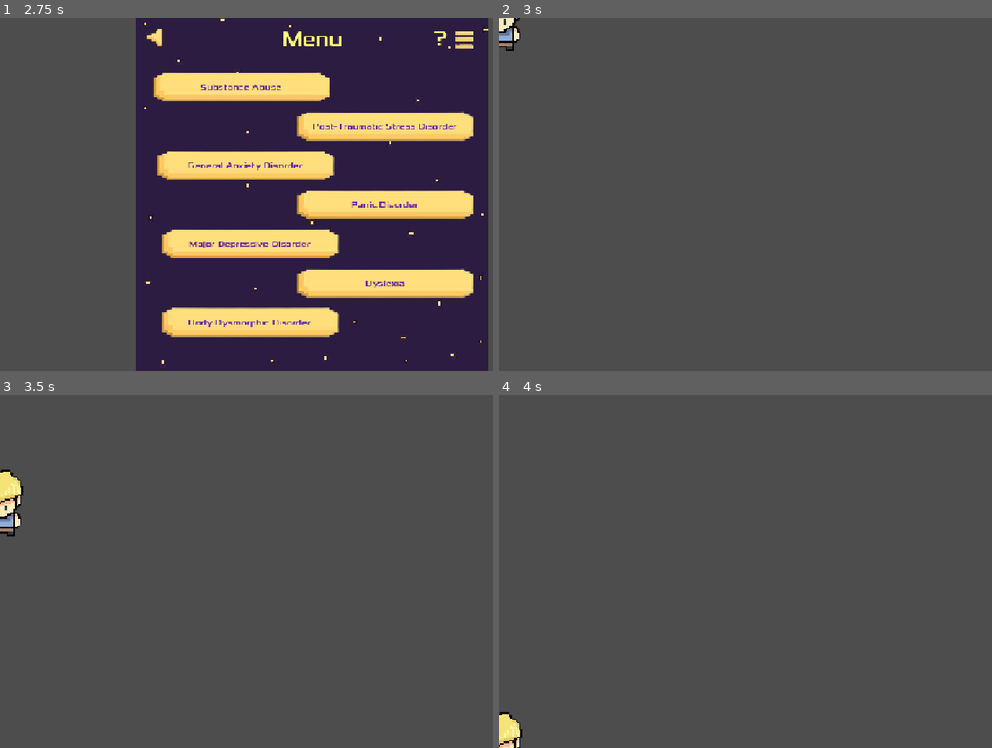
Above: before the commit, frames 1-4 (two rows, left to right).
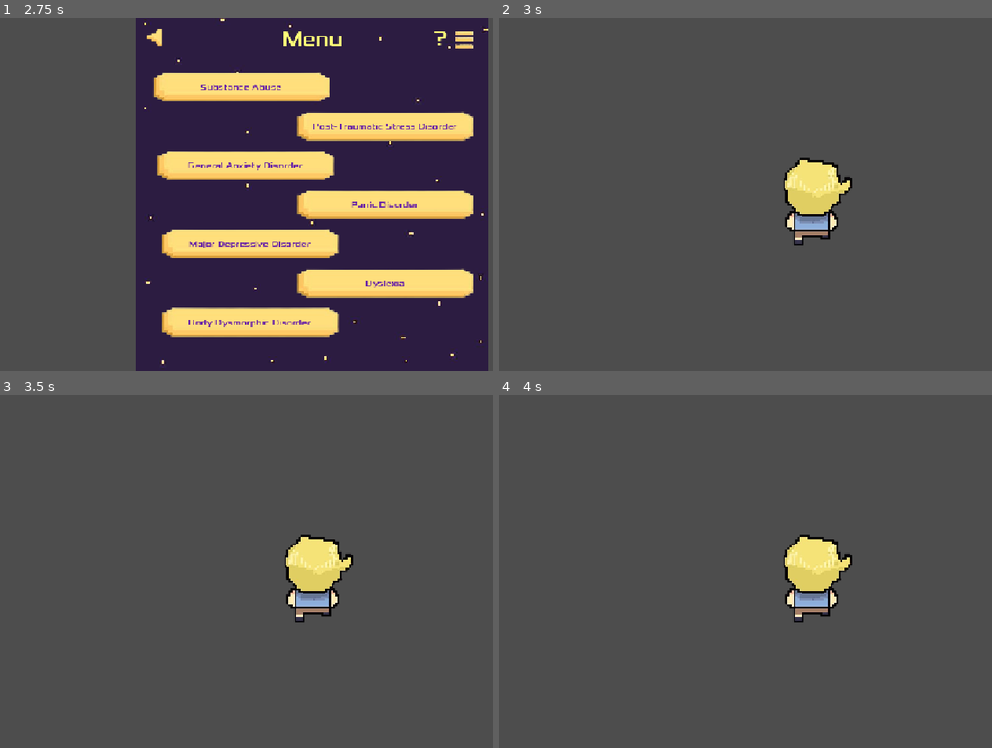
Above: after the commit, the same moments.

Repository: zvythrox67/Behind-The-Mind
Game: Godot game, scene res://StartScreen.tscn
Same seed, same stepped clock (60 frames per second), same inputs: the game is played once before the commit and once after it.
Inputs (mouse positions are in pixels of both pictures, inside the frame that each line leads up to):
- Up to frame 1 (2.75 s): click "Start" at 0.5 s; click (152, 39) at 1.25 s; click "Start" at 2 s
- Up to frame 2 (3 s): click "Substance Abuse" at 2.75 s
- Up to frame 3 (3.5 s): no input
- Up to frame 4 (4 s): tap Enter (ui_accept) at 3.5, 3.6, 3.77 s; move the mouse to (952, 553) at 3.52 s; hold D (right, bound only after the commit) from 3.53 s (still down); click (952, 553) at 3.67 s

Frame 1 is identical in both runs. In frame 2, 2.7% of the frame differs, in the area x 0-72%, y 0-65%; in frame 3, 3.1%, in the area x 0-72%, y 21-65%; in frame 4, 2.8%.

Commit message:
add animation to character1

Diff:
--- /dev/null
+++ b/Characters/asher.gd
@@ -0,0 +1,14 @@
+extends CharacterBody2D
+
+@export var move_speed: float = 300.0
+
+func _physics_process(delta: float) -> void:
+	var input_direction = Vector2(
+		Input.get_action_strength("right") - Input.get_action_strength("left"),
+		Input.get_action_strength("down") - Input.get_action_strength("up")
+	)
+
+	# TELEPORT TEST (Bypassing physics)
+	position += input_direction * move_speed * delta
+
+	print("Position is now: ", position)
--- /dev/null
+++ b/Characters/asher.tscn
@@ -0,0 +1,197 @@
+[gd_scene format=3 uid="uid://cl3vmptg8ki03"]
+
+[ext_resource type="Texture2D" uid="uid://buyivvy0mly1c" path="res://Characters/asher-sprite.png" id="1_76hta"]
+[ext_resource type="Script" uid="uid://b1r5dihptncih" path="res://Characters/asher.gd" id="1_ffmnq"]
+
+[sub_resource type="RectangleShape2D" id="RectangleShape2D_21ujs"]
+size = Vector2(96, 104)
+
+[sub_resource type="Animation" id="Animation_ffmnq"]
+resource_name = "Asher-down"
+length = 1.0666667
+loop_mode = 1
+tracks/0/type = "value"
+tracks/0/imported = false
+tracks/0/enabled = true
+tracks/0/path = NodePath("Sprite2D:frame")
+tracks/0/interp = 1
+tracks/0/loop_wrap = true
+tracks/0/keys = {
+"times": PackedFloat32Array(0, 0.13333334, 0.26666668, 0.4, 0.53333336, 0.6666667, 0.8, 0.93333334),
+"transitions": PackedFloat32Array(1, 1, 1, 1, 1, 1, 1, 1),
+"update": 1,
+"values": [0, 1, 2, 3, 0, 1, 2, 3]
+}
+
+[sub_resource type="Animation" id="Animation_8q0dx"]
+resource_name = "Asher-idle"
+length = 1.0666667
+loop_mode = 1
+tracks/0/type = "value"
+tracks/0/imported = false
+tracks/0/enabled = true
+tracks/0/path = NodePath("Sprite2D:frame")
+tracks/0/interp = 1
+tracks/0/loop_wrap = true
+tracks/0/keys = {
+"times": PackedFloat32Array(0, 0.13333334, 0.26666668, 0.4, 0.53333336, 0.6666667, 0.8000001, 0.9333334),
+"transitions": PackedFloat32Array(1, 1, 1, 1, 1, 1, 1, 1),
+"update": 0,
+"values": [2, 2, 2, 2, 2, 2, 2, 2]
+}
+
+[sub_resource type="Animation" id="Animation_f2o17"]
+resource_name = "Asher-left"
+length = 1.0666667
+loop_mode = 1
+tracks/0/type = "value"
+tracks/0/imported = false
+tracks/0/enabled = true
+tracks/0/path = NodePath("Sprite2D:frame")
+tracks/0/interp = 1
+tracks/0/loop_wrap = true
+tracks/0/keys = {
+"times": PackedFloat32Array(0, 0.13333334, 0.26666668, 0.4, 0.53333336, 0.6666667, 0.8000001, 0.9333334),
+"transitions": PackedFloat32Array(1, 1, 1, 1, 1, 1, 1, 1),
+"update": 1,
+"values": [4, 5, 6, 7, 4, 5, 6, 7]
+}
+
+[sub_resource type="Animation" id="Animation_e45he"]
+resource_name = "Asher-right"
+length = 1.0333333
+loop_mode = 1
+tracks/0/type = "value"
+tracks/0/imported = false
+tracks/0/enabled = true
+tracks/0/path = NodePath("Sprite2D:frame")
+tracks/0/interp = 1
+tracks/0/loop_wrap = true
+tracks/0/keys = {
+"times": PackedFloat32Array(-0.03333333, 0.1, 0.23333333, 0.36666667, 0.5, 0.6333333, 0.76666665, 0.9),
+"transitions": PackedFloat32Array(1, 1, 1, 1, 1, 1, 1, 1),
+"update": 1,
+"values": [8, 9, 10, 11, 8, 9, 10, 11]
+}
+
+[sub_resource type="Animation" id="Animation_2a8ey"]
+resource_name = "Asher-up"
+length = 1.0333333
+loop_mode = 1
+tracks/0/type = "value"
+tracks/0/imported = false
+tracks/0/enabled = true
+tracks/0/path = NodePath("Sprite2D:frame")
+tracks/0/interp = 1
+tracks/0/loop_wrap = true
+tracks/0/keys = {
+"times": PackedFloat32Array(-0.033333346, 0.099999994, 0.23333333, 0.36666667, 0.49999994, 0.63333327, 0.76666665, 0.9),
+"transitions": PackedFloat32Array(1, 1, 1, 1, 1, 1, 1, 1),
+"update": 1,
+"values": [12, 13, 14, 15, 12, 13, 14, 15]
+}
+
+[sub_resource type="Animation" id="Animation_vl3rc"]
+length = 0.001
+tracks/0/type = "value"
+tracks/0/imported = false
+tracks/0/enabled = true
+tracks/0/path = NodePath("Sprite2D:frame")
+tracks/0/interp = 1
+tracks/0/loop_wrap = true
+tracks/0/keys = {
+"times": PackedFloat32Array(0),
+"transitions": PackedFloat32Array(1),
+"update": 1,
+"values": [0]
+}
+
+[sub_resource type="AnimationLibrary" id="AnimationLibrary_e45he"]
+_data = {
+&"Asher-down": SubResource("Animation_ffmnq"),
+&"Asher-idle": SubResource("Animation_8q0dx"),
+&"Asher-left": SubResource("Animation_f2o17"),
+&"Asher-right": SubResource("Animation_e45he"),
+&"Asher-up": SubResource("Animation_2a8ey"),
+&"RESET": SubResource("Animation_vl3rc")
+}
+
+[sub_resource type="AnimationNodeAnimation" id="AnimationNodeAnimation_ffmnq"]
+animation = &"Asher-down"
+
+[sub_resource type="AnimationNodeAnimation" id="AnimationNodeAnimation_f2o17"]
+animation = &"Asher-idle"
+
+[sub_resource type="AnimationNodeStateMachineTransition" id="AnimationNodeStateMachineTransition_8q0dx"]
+advance_mode = 2
+
+[sub_resource type="AnimationNodeStateMachineTransition" id="AnimationNodeStateMachineTransition_eihma"]
+advance_mode = 2
+
+[sub_resource type="AnimationNodeStateMachineTransition" id="AnimationNodeStateMachineTransition_sj55e"]
+advance_mode = 2
+
+[sub_resource type="AnimationNodeStateMachine" id="AnimationNodeStateMachine_f2o17"]
+states/Asher-down/node = SubResource("AnimationNodeAnimation_ffmnq")
+states/Asher-down/position = Vector2(505.97775, 100)
+states/Asher-idle/node = SubResource("AnimationNodeAnimation_f2o17")
+states/Asher-idle/position = Vector2(329.97775, 120.666664)
+transitions = ["Start", "Asher-idle", SubResource("AnimationNodeStateMachineTransition_8q0dx"), "Asher-idle", "Asher-down", SubResource("AnimationNodeStateMachineTransition_eihma"), "Asher-down", "Asher-idle", SubResource("AnimationNodeStateMachineTransition_sj55e")]
+graph_offset = Vector2(79.31108, 0)
+
+[sub_resource type="AnimationNodeBlendSpace2D" id="AnimationNodeBlendSpace2D_ffmnq"]
+min_space = Vector2(-1, -1.1)
+max_space = Vector2(1, 1.1)
+
+[sub_resource type="AnimationNodeBlendSpace2D" id="AnimationNodeBlendSpace2D_f2o17"]
+
+[sub_resource type="AnimationNodeStateMachineTransition" id="AnimationNodeStateMachineTransition_vl3rc"]
+advance_mode = 2
+
+[sub_resource type="AnimationNodeStateMachineTransition" id="AnimationNodeStateMachineTransition_e45he"]
+advance_mode = 2
+
+[sub_resource type="AnimationNodeStateMachineTransition" id="AnimationNodeStateMachineTransition_2a8ey"]
+advance_mode = 2
+
+[sub_resource type="AnimationNodeStateMachine" id="AnimationNodeStateMachine_ffmnq"]
+states/Idle/node = SubResource("AnimationNodeBlendSpace2D_ffmnq")
+states/Idle/position = Vector2(320, 112.641975)
+states/Start/position = Vector2(168.66667, 112.666664)
+states/Walk/node = SubResource("AnimationNodeBlendSpace2D_f2o17")
+states/Walk/position = Vector2(499.33334, 99.333336)
+transitions = ["Idle", "Walk", SubResource("AnimationNodeStateMachineTransition_vl3rc"), "Walk", "Idle", SubResource("AnimationNodeStateMachineTransition_e45he"), "Start", "Idle", SubResource("AnimationNodeStateMachineTransition_2a8ey")]
+
+[node name="Asher" type="CharacterBody2D" unique_id=566045899]
+motion_mode = 1
+script = ExtResource("1_ffmnq")
+
+[node name="Sprite2D" type="Sprite2D" parent="." unique_id=115752934]
+texture = ExtResource("1_76hta")
+hframes = 4
+vframes = 4
+frame = 12
+
+[node name="CollisionShape2D" type="CollisionShape2D" parent="." unique_id=297756523]
+position = Vector2(0, 52)
+shape = SubResource("RectangleShape2D_21ujs")
+
+[node name="Camera2D" type="Camera2D" parent="." unique_id=1109972935]
+zoom = Vector2(0.75, 0.75)
+
+[node name="AnimationPlayer" type="AnimationPlayer" parent="." unique_id=1328476144]
+root_node = NodePath("../Sprite2D")
+libraries/ = SubResource("AnimationLibrary_e45he")
+
+[node name="AnimationTree" type="AnimationTree" parent="." unique_id=1412615933]
+root_node = NodePath("../Sprite2D")
+tree_root = SubResource("AnimationNodeStateMachine_f2o17")
+advance_expression_base_node = NodePath("../AnimationPlayer")
+anim_player = NodePath("../AnimationPlayer")
+
+[node name="AnimationTree" type="AnimationTree" parent="AnimationTree" unique_id=4407787]
+tree_root = SubResource("AnimationNodeStateMachine_ffmnq")
+advance_expression_base_node = NodePath("../AnimationPlayer")
+anim_player = NodePath("../AnimationPlayer")
+parameters/Idle/blend_position = Vector2(0, 0)
+parameters/Walk/blend_position = Vector2(0, 0)
--- a/StartScreen.tscn
+++ b/StartScreen.tscn
@@ -1,6 +1,5 @@
 [gd_scene format=3 uid="uid://venp4jittpt3"]
 
-[ext_resource type="Texture2D" path="res://pixel.png" id="1_s4vtk"]
 [ext_resource type="Script" uid="uid://bmlhoybwpbtx4" path="res://startscreen.gd" id="1_vno1p"]
 [ext_resource type="Texture2D" uid="uid://skehwq6lg8cg" path="res://images/startbg.jpeg" id="3_gtard"]
 [ext_resource type="Texture2D" uid="uid://b5a2bc1s6srsq" path="res://images/startbtn.png" id="4_vuion"]
@@ -14,11 +13,6 @@
 
 [node name="StartScreen" type="Node2D" unique_id=1703827461]
 script = ExtResource("1_vno1p")
-
-[node name="Sprite2D" type="Sprite2D" parent="." unique_id=892610098]
-position = Vector2(575.99994, 322)
-scale = Vector2(1.0613598, 1.0723684)
-texture = ExtResource("1_s4vtk")
 
 [node name="bg" type="TextureRect" parent="." unique_id=1997353799]
 offset_left = 248.0
--- a/asher.gd
+++ b/asher.gd
@@ -1,35 +1,15 @@
 extends CharacterBody2D
 
-@export var move_speed: float = 100
+@export var move_speed: float = 300.0
 
-const SPEED = 300.0
-const JUMP_VELOCITY = -400.0
-
-
-func _physics_process(delta: float) -> void:
-
+func _physics_process(_delta: float) -> void:
 	var input_direction = Vector2(
 		Input.get_action_strength("right") - Input.get_action_strength("left"),
 		Input.get_action_strength("up") - Input.get_action_strength("down")
 	)
-	# Add the gravity.
-	if not is_on_floor():
-		velocity += get_gravity() * delta
 
-	# Handle jump.
-	if Input.is_action_just_pressed("ui_accept") and is_on_floor():
-		velocity.y = JUMP_VELOCITY
+	if input_direction.length() > 1.0:
+		input_direction = input_direction.normalized()
 
-	# Get the input direction and handle the movement/deceleration.
-	# As good practice, you should replace UI actions with custom gameplay actions.
-	var direction := Input.get_axis("ui_left", "ui_right")
-	if direction:
-		velocity.x = direction * SPEED
-	else:
-		velocity.x = move_toward(velocity.x, 0, SPEED)
-
-
-
-	print(input_direction)
-
+	velocity = input_direction * move_speed
 	move_and_slide()
--- a/project.godot
+++ b/project.godot
@@ -29,21 +29,25 @@
 right={
 "deadzone": 0.2,
 "events": [Object(InputEventKey,"resource_local_to_scene":false,"resource_name":"","device":16,"window_id":0,"command_o …(189 unchanged characters)…
+, Object(InputEventKey,"resource_local_to_scene":false,"resource_name":"","device":16,"window_id":0,"alt_pressed":false,"shift_pressed":false,"ctrl_pressed":false,"meta_pressed":false,"pressed":false,"keycode":0,"physical_keycode":68,"key_label":0,"unicode":0,"location":0,"echo":false,"script":null)
 ]
 }
 left={
 "deadzone": 0.2,
 "events": [Object(InputEventKey,"resource_local_to_scene":false,"resource_name":"","device":16,"window_id":0,"command_o …(189 unchanged characters)…
+, Object(InputEventKey,"resource_local_to_scene":false,"resource_name":"","device":16,"window_id":0,"alt_pressed":false,"shift_pressed":false,"ctrl_pressed":false,"meta_pressed":false,"pressed":false,"keycode":0,"physical_keycode":65,"key_label":0,"unicode":0,"location":0,"echo":false,"script":null)
 ]
 }
 down={
 "deadzone": 0.2,
 "events": [Object(InputEventKey,"resource_local_to_scene":false,"resource_name":"","device":16,"window_id":0,"command_o …(189 unchanged characters)…
+, Object(InputEventKey,"resource_local_to_scene":false,"resource_name":"","device":16,"window_id":0,"alt_pressed":false,"shift_pressed":false,"ctrl_pressed":false,"meta_pressed":false,"pressed":false,"keycode":0,"physical_keycode":83,"key_label":0,"unicode":0,"location":0,"echo":false,"script":null)
 ]
 }
 up={
 "deadzone": 0.2,
 "events": [Object(InputEventKey,"resource_local_to_scene":false,"resource_name":"","device":16,"window_id":0,"command_o …(189 unchanged characters)…
+, Object(InputEventKey,"resource_local_to_scene":false,"resource_name":"","device":16,"window_id":0,"alt_pressed":false,"shift_pressed":false,"ctrl_pressed":false,"meta_pressed":false,"pressed":false,"keycode":0,"physical_keycode":87,"key_label":0,"unicode":0,"location":0,"echo":false,"script":null)
 ]
 }
 
--- a/substance_abuse.tscn
+++ b/substance_abuse.tscn
@@ -1,25 +1,7 @@
 [gd_scene format=3 uid="uid://dqtwvqlysjrge"]
 
-[ext_resource type="Script" uid="uid://5f10lyo2dloe" path="res://asher.gd" id="1_u3jjj"]
-[ext_resource type="Texture2D" uid="uid://buyivvy0mly1c" path="res://Characters/asher-sprite.png" id="2_u3jjj"]
-
-[sub_resource type="RectangleShape2D" id="RectangleShape2D_x8a8k"]
-size = Vector2(48, 37)
+[ext_resource type="PackedScene" uid="uid://cl3vmptg8ki03" path="res://Characters/asher.tscn" id="1_mhibw"]
 
 [node name="Substance Abuse" type="Node2D" unique_id=1598352712]
 
-[node name="Asher" type="CharacterBody2D" parent="." unique_id=599858731]
-position = Vector2(1, -15)
-script = ExtResource("1_u3jjj")
-
-[node name="Sprite2D" type="Sprite2D" parent="Asher" unique_id=523594485]
-position = Vector2(0.00012207031, -7.999939)
-scale = Vector2(0.6103339, 0.60149854)
-texture = ExtResource("2_u3jjj")
-hframes = 4
-vframes = 4
-
-[node name="CollisionShape2D" type="CollisionShape2D" parent="Asher" unique_id=34651812]
-position = Vector2(0, 42.5)
-shape = SubResource("RectangleShape2D_x8a8k")
-debug_color = Color(0.99607843, 0, 0.13333334, 0.6117647)
+[node name="Asher" parent="." unique_id=566045899 instance=ExtResource("1_mhibw")]
Not shown, added: Characters/asher.gd.uid
